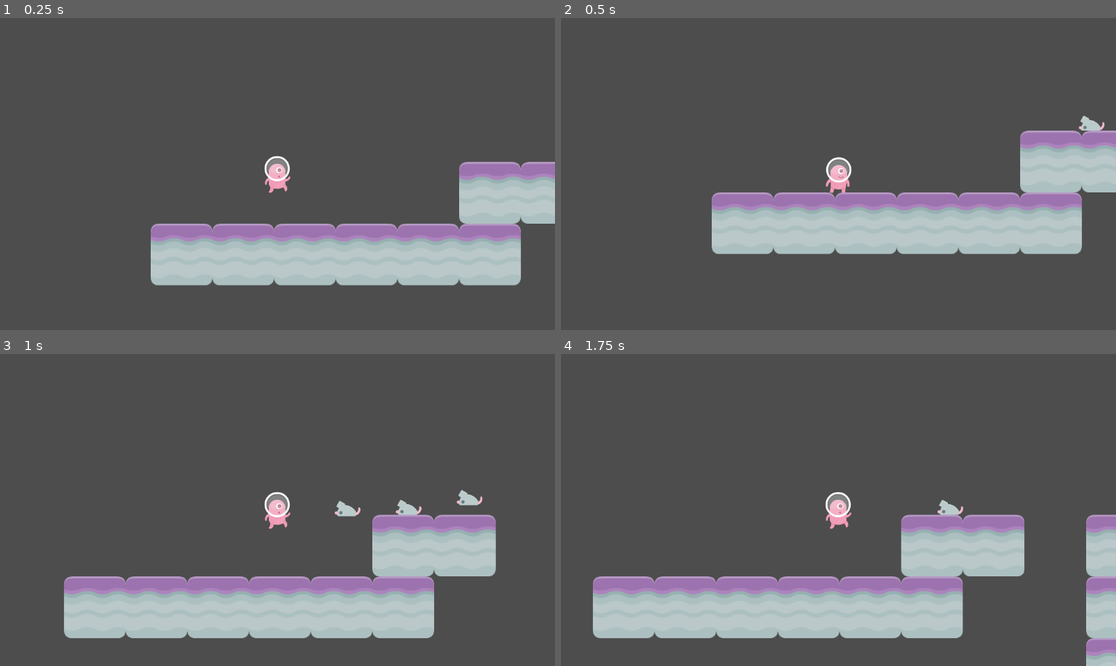
Above: before the commit, frames 1-4 (two rows, left to right).
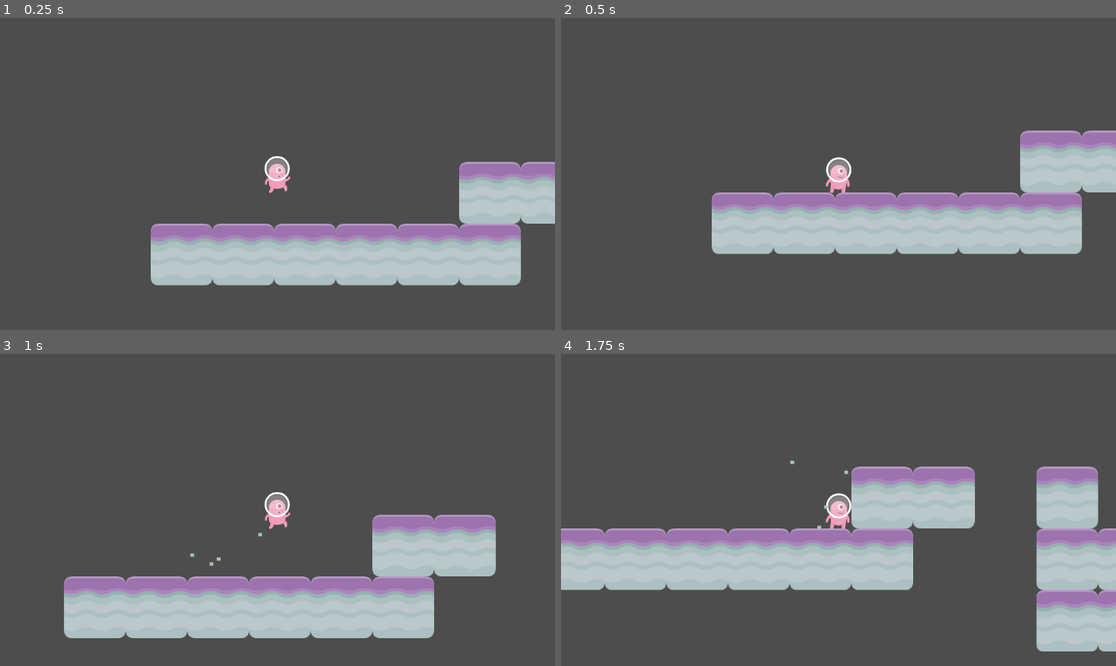
Above: after the commit, the same moments.

Repository: TehGaa/gamedev-tutorial-8
Game: Godot game, scene res://scenes/Level 1.tscn
The game is run twice, just before and just after one commit, with the same random seed, the same clock (stepped at 60 frames per second) and the same inputs.
Inputs:
- Up to frame 1 (0.25 s): no input
- Up to frame 2 (0.5 s): no input
- Up to frame 3 (1 s): hold Right (right) from 0.53 s (still down); tap Space (jump) at 0.77 s
- Up to frame 4 (1.75 s): keep holding Right (right); tap Space (jump) at 1.52 s

Frame 1 is identical in both runs. In frame 2, 0.1% of the frame differs, in the area x 93-98%, y 31-37%; in frame 3, 0.5%; in frame 4, 38%, in the area x 0-100%, y 34-100%.
Error before the commit: Attempt to call function 'set_emitting' in base 'null instance' on a null instance. (res://Scripts/Player.gd:27)

Commit message:
feat: add tutorial 8

Diff:
--- a/scenes/Level 1.tscn
+++ b/scenes/Level 1.tscn
@@ -1,8 +1,8 @@
-[gd_scene load_steps=8 format=3 uid="uid://d3a2sgehaqjdt"]
+[gd_scene load_steps=9 format=3 uid="uid://d3a2sgehaqjdt"]
 
-[ext_resource type="PackedScene" uid="uid://beg452kqkfydx" path="res://Scenes/Player.tscn" id="1"]
+[ext_resource type="PackedScene" uid="uid://beg452kqkfydx" path="res://scenes/Player.tscn" id="1"]
 [ext_resource type="PackedScene" uid="uid://cbrrsfnbg3p0g" path="res://scenes/Spawner.tscn" id="1_yaxqa"]
-[ext_resource type="Texture2D" uid="uid://r37ts0nyebjk" path="res://Assets/Familiar Looking Rocket.png" id="3"]
+[ext_resource type="Texture2D" uid="uid://r37ts0nyebjk" path="res://assets/Familiar Looking Rocket.png" id="3"]
 [ext_resource type="Texture2D" uid="uid://dd7fcijo64bic" path="res://assets/kenney_platformerpack/Spritesheets/spritesheet_gr_planet.png" id="4_8s0ta"]
 [ext_resource type="PackedScene" path="res://scenes/Area Trigger.tscn" id="4_t7cob"]
 
@@ -42,10 +42,19 @@
 physics_layer_0/collision_layer = 1
 sources/0 = SubResource("TileSetAtlasSource_we7op")
 
+[sub_resource type="ParticleProcessMaterial" id="ParticleProcessMaterial_0q3uh"]
+particle_flag_disable_z = true
+emission_shape = 3
+emission_box_extents = Vector3(2000, 1, 1)
+gravity = Vector3(-500, 500, 0)
+scale_max = 10.0
+color = Color(0.188235, 1, 1, 1)
+
 [node name="Level 1" type="Node2D"]
 
 [node name="Spawner" parent="." instance=ExtResource("1_yaxqa")]
 position = Vector2(734, 90)
+spawn_rate = 2.0
 
 [node name="Sprite2D" type="Sprite2D" parent="."]
 position = Vector2(2170.27, 73.2836)
@@ -63,3 +72,10 @@
 
 [node name="Player" parent="." instance=ExtResource("1")]
 position = Vector2(135.152, 106.001)
+
+[node name="GPUParticles2D" type="GPUParticles2D" parent="."]
+amount = 100
+process_material = SubResource("ParticleProcessMaterial_0q3uh")
+lifetime = 4.0
+visibility_rect = Rect2(-100, -100, 2000, 500)
+trail_enabled = true
--- a/scenes/Player.tscn
+++ b/scenes/Player.tscn
@@ -1,7 +1,8 @@
-[gd_scene load_steps=8 format=3 uid="uid://beg452kqkfydx"]
+[gd_scene load_steps=10 format=3 uid="uid://beg452kqkfydx"]
 
 [ext_resource type="Script" path="res://Scripts/Player.gd" id="1"]
-[ext_resource type="Texture2D" uid="uid://d2oej36eq8vvl" path="res://Assets/kenney_platformerpack/Spritesheets/spritesheet_alien.png" id="2"]
+[ext_resource type="Texture2D" uid="uid://d2oej36eq8vvl" path="res://assets/kenney_platformerpack/Spritesheets/spritesheet_alien.png" id="2"]
+[ext_resource type="Texture2D" uid="uid://dpnuijhsx0eak" path="res://assets/kenney_platformerpack/PNG/Particles/brickGrey_small.png" id="3_601nm"]
 
 [sub_resource type="RectangleShape2D" id="1"]
 size = Vector2(52.924, 76.884)
@@ -61,6 +62,15 @@
 "Walk": SubResource("4")
 }
 
+[sub_resource type="ParticleProcessMaterial" id="ParticleProcessMaterial_yohdj"]
+particle_flag_disable_z = true
+emission_shape = 3
+emission_box_extents = Vector3(30, 1, 1)
+spread = 180.0
+initial_velocity_min = 50.0
+initial_velocity_max = 50.0
+gravity = Vector3(0, -200, 0)
+
 [node name="Player" type="CharacterBody2D"]
 script = ExtResource("1")
 
@@ -80,3 +90,10 @@
 }
 
 [node name="Camera2D" type="Camera2D" parent="."]
+
+[node name="GPUParticles2D" type="GPUParticles2D" parent="."]
+position = Vector2(-25, 36)
+amount = 4
+process_material = SubResource("ParticleProcessMaterial_yohdj")
+texture = ExtResource("3_601nm")
+lifetime = 0.5
